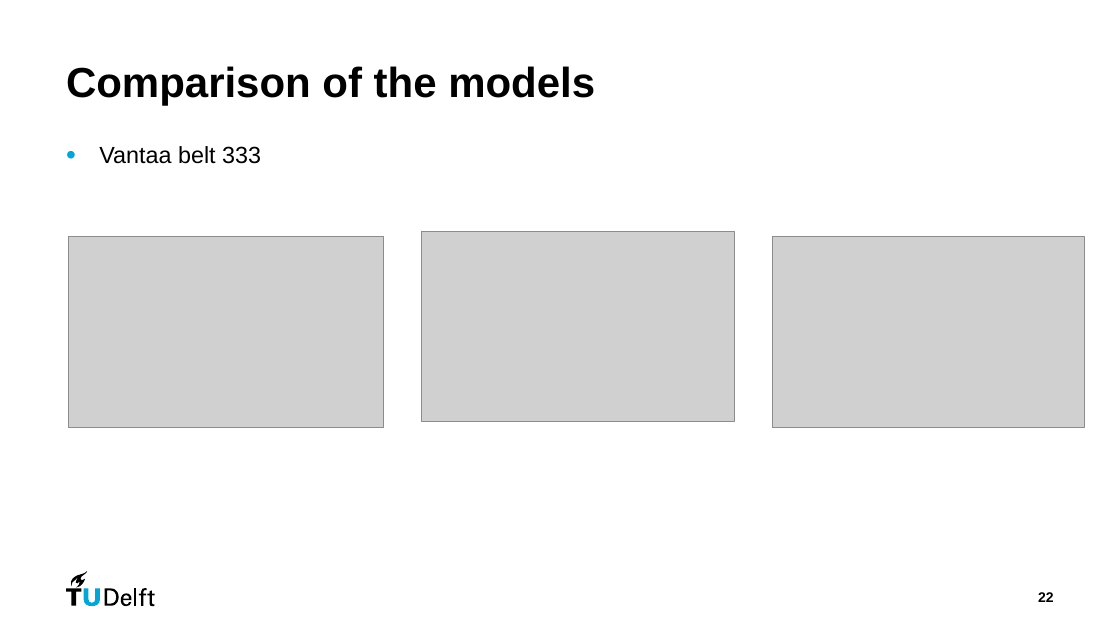
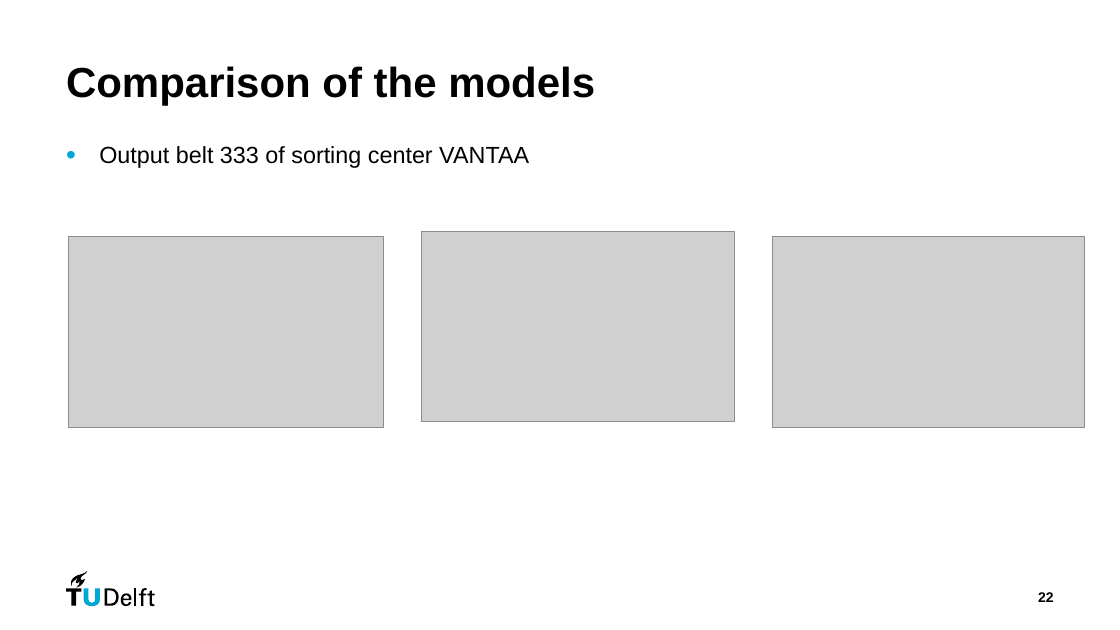
Before and after one commit to 504523tb/CIEM6302-Advanced-Data-Science-for-Traffic-and-Transportation-Engineering-PrimeVision-G1, a slide deck: slide 22 of Presentations/FinalPres_PrimeVision_G1.pptx. Drawn at 1120x630 pixels with LibreOffice and Linux fonts; fonts in the diff are those of the drawing; grey boxes stand for pictures. Boxes give left, top, right and bottom in pixels: in the first picture for what was removed or moved away, otherwise in the second. Text is boxed around its words. In the diff, an @@ line names an element or a change of style, - is before the commit and + after.

```diff
--- a/Presentations/FinalPres_PrimeVision_G1.pptx
+++ b/Presentations/FinalPres_PrimeVision_G1.pptx
@@ text at (x1=99, y1=146, x2=529, y2=168): text changed @@
-• Vantaa belt 333
+• Output belt 333 of sorting center VANTAA
```
Also in this commit, not shown: 7 other slides changed, 1 slide added, 1 slide removed.
